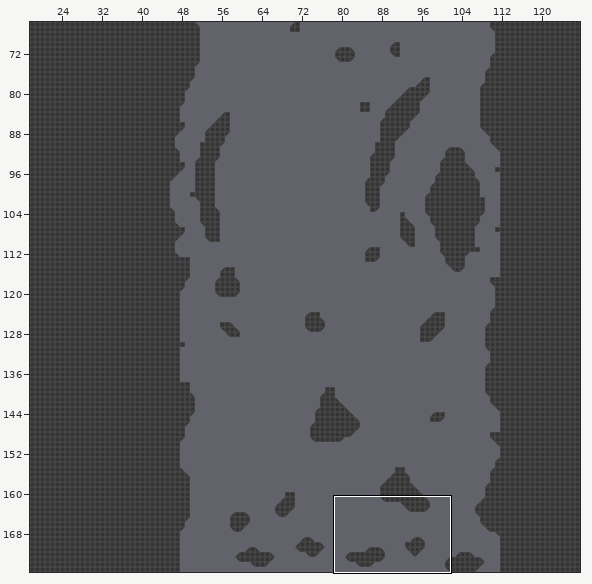
Tiled map, stored at Sky/skyTilemap.tmx. Above: a wide view before the commit, with the close-up outlined.
Close-up. Old version:
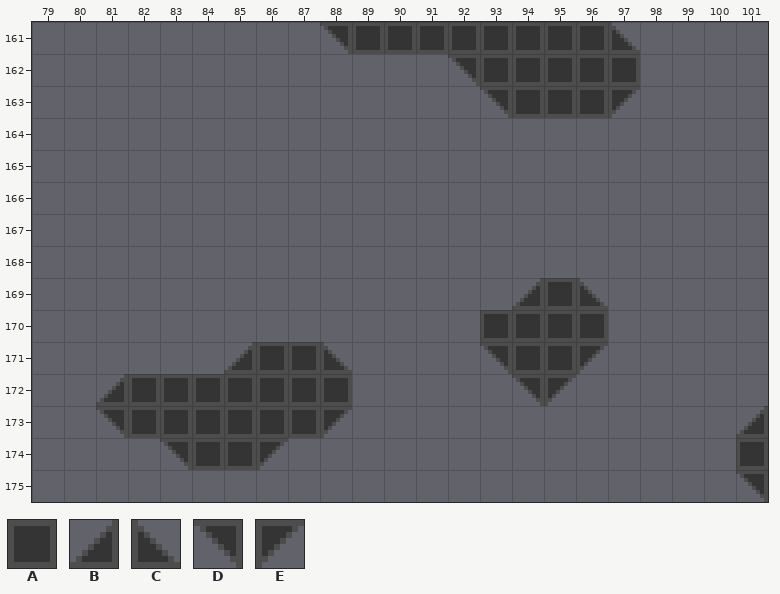
Cells are 8x8 px. Shown: x 79..101, y 161..175. The commit also changed other parts of the map, which this record leaves out.
Key: from "testTileset": A 0, B 2, C 3, D 4, E 5.
_ is an empty cell.
Layer "Tile Layer 1" before, first column x 79:
161 _________DAAAAAAAAC____
162 _____________DAAAAA____
163 ______________DAAAE____
164 _______________________
165 _______________________
166 _______________________
167 _______________________
168 _______________________
169 _______________BAC_____
170 ______________AAAA_____
171 ______BAAC____DAAE_____
172 __BAAAAAAA_____DE______
173 __DAAAAAAE____________B
174 ____DAAE______________A
175 ______________________D
After the commit:
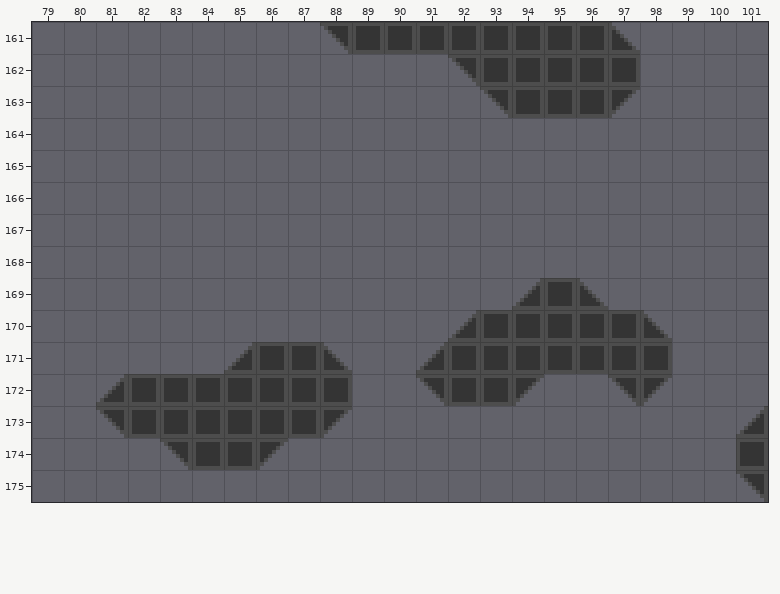
The edit:
Changed rows in their new state; . is an unchanged cell.
Layer "Tile Layer 1":
first column x 91:
170 .B....AC
171 BAA..AAA
172 DAAE_.DE
Changed places in both close-ups, as pixel boxes (x1, y1, x2, y2):
changed: (416, 310, 672, 406)
